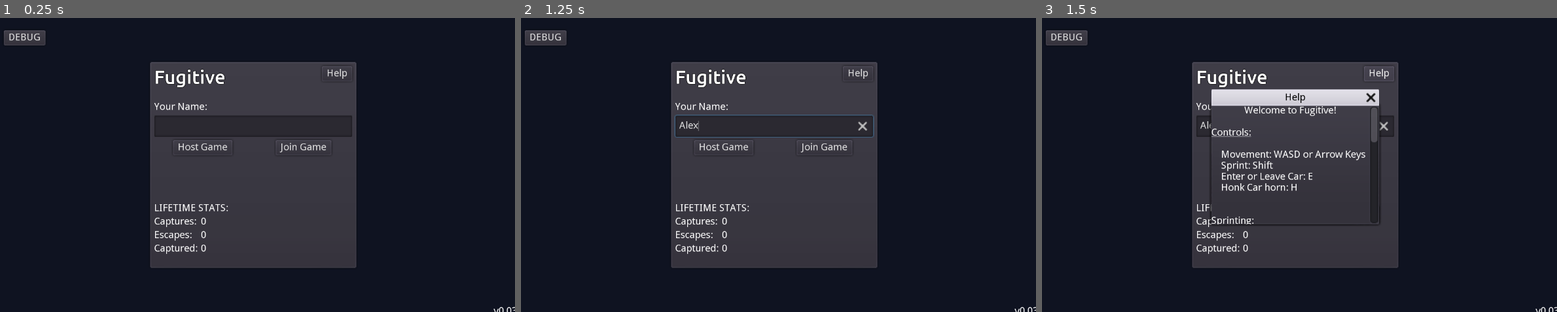
Above: before the commit, frames 1-3 (left to right).
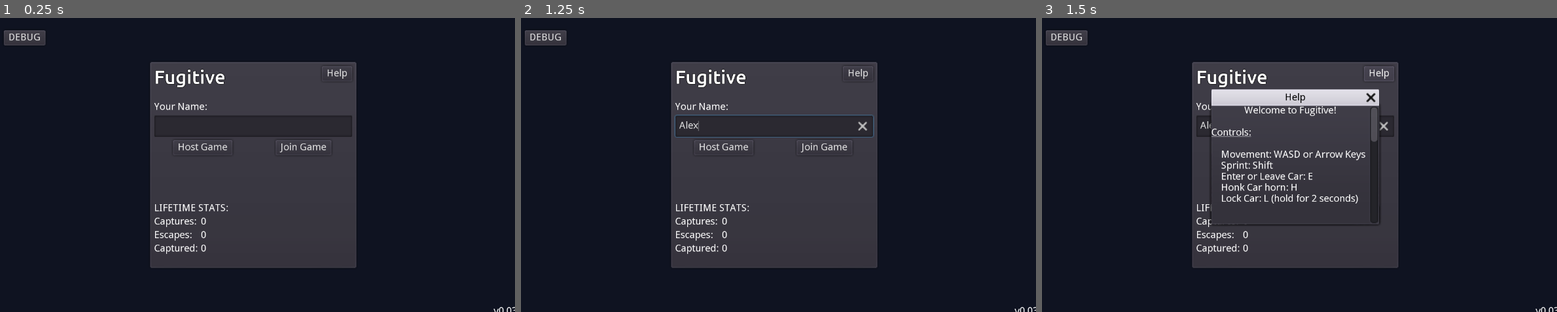
Above: after the commit, the same moments.

Repository: FugitiveTheGame/Fugitive
Game: Godot game, scene res://screens/mainmenu/MainMenu.tscn
Same seed, same stepped clock (60 frames per second), same inputs: the game is played once before the commit and once after it.
Inputs (mouse positions are in pixels of both pictures, inside the frame that each line leads up to):
- Up to frame 1 (0.25 s): no input
- Up to frame 2 (1.25 s): click (773, 126) at 0.52 s; type "Alex" at 0.6 s
- Up to frame 3 (1.5 s): click "Help" at 1.25 s

Frames 1-2 are identical in both runs. In frame 3, 0.3% of the frame differs, in the area x 32-66%, y 41-71%.

Commit message:
Car locking is fully in!

Diff:
--- a/actors/car/Car.gd
+++ b/actors/car/Car.gd
@@ -99,7 +99,7 @@
 	var success := false
 
 	# The car is locked until a Seeker unlocks it by entering it
-	if player.has_group(Groups.SEEKERS): # or not locked # For now don't allow hiders in the car
+	if player.has_group(Groups.SEEKERS) or not locked:
 		if driver == null:
 			driver = player
 			# Unlock the car once the first Seeker gets in
--- a/actors/seeker/Seeker.gd
+++ b/actors/seeker/Seeker.gd
@@ -4,6 +4,7 @@
 onready var seeker_ray_caster := $RayCast2D
 onready var win_zones := get_tree().get_nodes_in_group(Groups.WIN_ZONES)
 onready var car_lock_timer := $CarLockTimer
+onready var lock_progress_bar := $LockProgressBar
 
 const CONE_WIDTH = deg2rad(45.0)
 const MAX_DETECT_DISTANCE := 64.0
@@ -23,6 +24,7 @@
 
 func _ready():
 	._ready()
+	lock_progress_bar.hide()
 	self.freeze()
 
 func is_in_winzone(hider) -> bool:
@@ -76,6 +78,14 @@
 remote func do_lock_car(car_path: NodePath):
 	var car = get_tree().get_root().get_node(car_path)
 	car.locked = true
+
+func _process(delta):
+	if not car_lock_timer.is_stopped():
+		if not lock_progress_bar.visible:
+			lock_progress_bar.show()
+		lock_progress_bar.value = 100.0 - (car_lock_timer.time_left / car_lock_timer.wait_time) * 100.0
+	elif lock_progress_bar.visible:
+		lock_progress_bar.hide()
 
 # Detect if a particular hider has been seen by the seeker
 # Change the visibility of the Hider depending on if the
--- a/actors/seeker/Seeker.tscn
+++ b/actors/seeker/Seeker.tscn
@@ -60,10 +60,10 @@
 anchor_top = 1.0
 anchor_right = 1.0
 anchor_bottom = 1.0
-margin_left = -42.6602
-margin_top = 46.0179
-margin_right = 38.3398
-margin_bottom = 60.0179
+margin_left = -64.0
+margin_top = 46.018
+margin_right = 76.0
+margin_bottom = 71.018
 text = "Player Name"
 __meta__ = {
 "_edit_use_anchors_": false
@@ -72,4 +72,13 @@
 [node name="CarLockTimer" type="Timer" parent="."]
 wait_time = 2.0
 one_shot = true
+
+[node name="LockProgressBar" type="ProgressBar" parent="."]
+margin_left = -64.0
+margin_top = 74.513
+margin_right = 64.0
+margin_bottom = 99.513
+__meta__ = {
+"_edit_use_anchors_": false
+}
 [connection signal="timeout" from="CarLockTimer" to="." method="_on_CarLockTimer_timeout"]
--- a/help/Help.tscn
+++ b/help/Help.tscn
@@ -22,6 +22,7 @@
 [b]Sprint:[/b] Shift
 [b]Enter or Leave Car:[/b] E
 [b]Honk Car horn:[/b] H
+[b]Lock Car:[/b] L ([i]hold for 2 seconds[/i])
 [/indent]
 
 [u]Sprinting:[/u]
@@ -45,6 +46,7 @@
 Sprint: Shift
 Enter or Leave Car: E
 Honk Car horn: H
+Lock Car: L (hold for 2 seconds)
 
 
 Sprinting:
